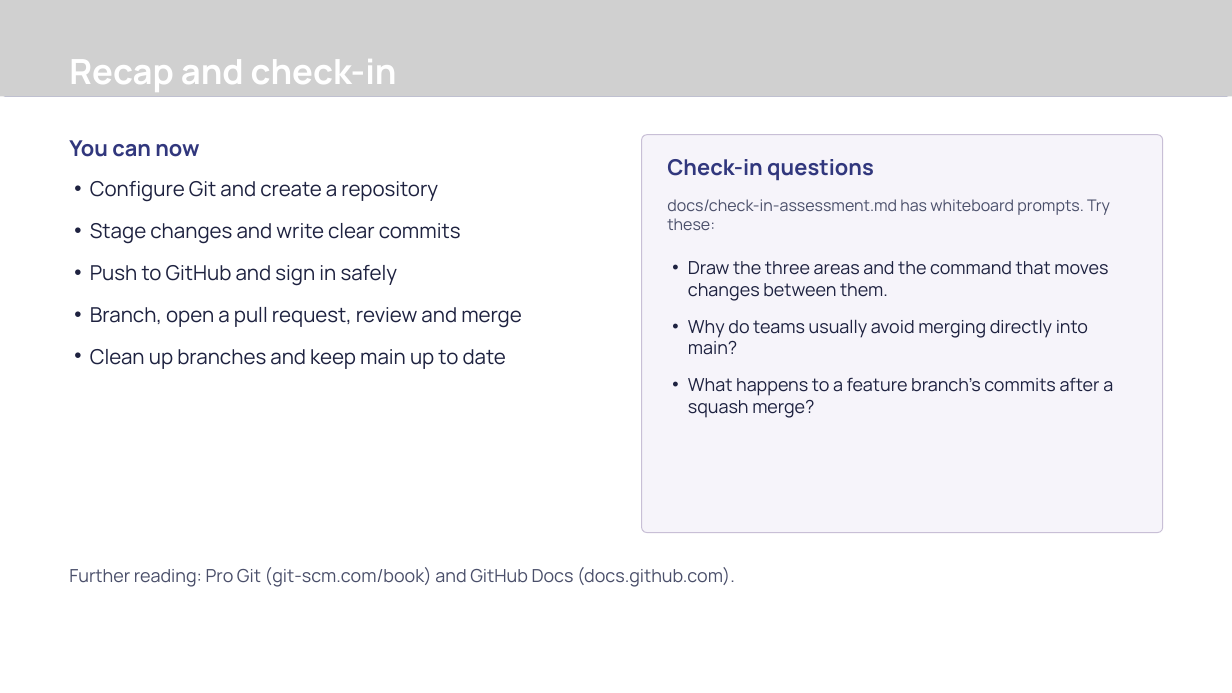
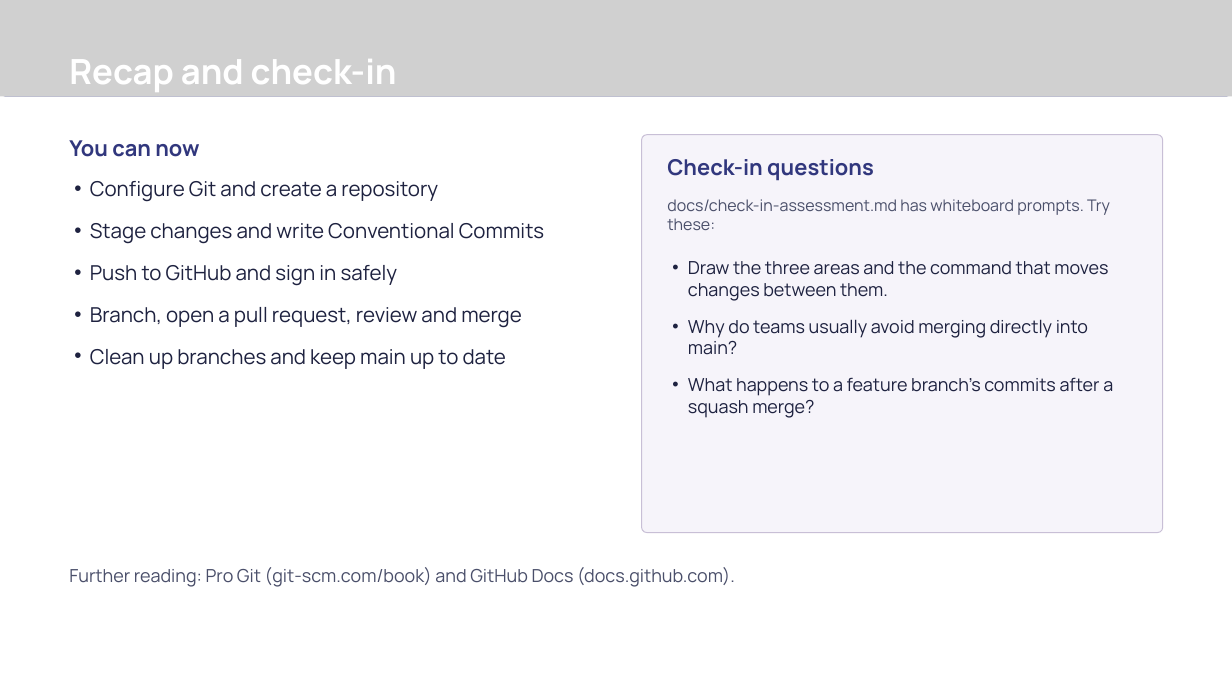
Before and after one commit to Revolution-Data-Platforms/Introduction-to-Git-Workshop, a slide deck: slide 28 of presentation/introduction-to-git-workshop.pptx (slide 27 before the commit). Drawn at 1232x693 pixels with LibreOffice and Linux fonts; fonts in the diff are those of the drawing; grey boxes stand for pictures; background and template pictures are left out. Boxes give left, top, right and bottom in pixels: in the first picture for what was removed or moved away, otherwise in the second. Text is boxed around its words. In the diff, an @@ line names an element or a change of style, - is before the commit and + after.

Commit message:
docs(workshop): teach Conventional Commits
Commit messages, the pull request title and the check-in assessment now follow the Conventional Commits standard, with a new slide in each deck and real examples from this repository. PowerShell commands that differ from Git Bash appear in their own labelled blocks, and the commit history diagram uses the new message style.

```diff
--- a/presentation/introduction-to-git-workshop.pptx
+++ b/presentation/introduction-to-git-workshop.pptx
@@ text at (x1=90, y1=223, x2=544, y2=244): text changed @@
-• Stage changes and write clear commits
+• Stage changes and write Conventional Commits
```
Also in this commit, not shown: 5 other slides changed, 1 slide added, 8 other files.
